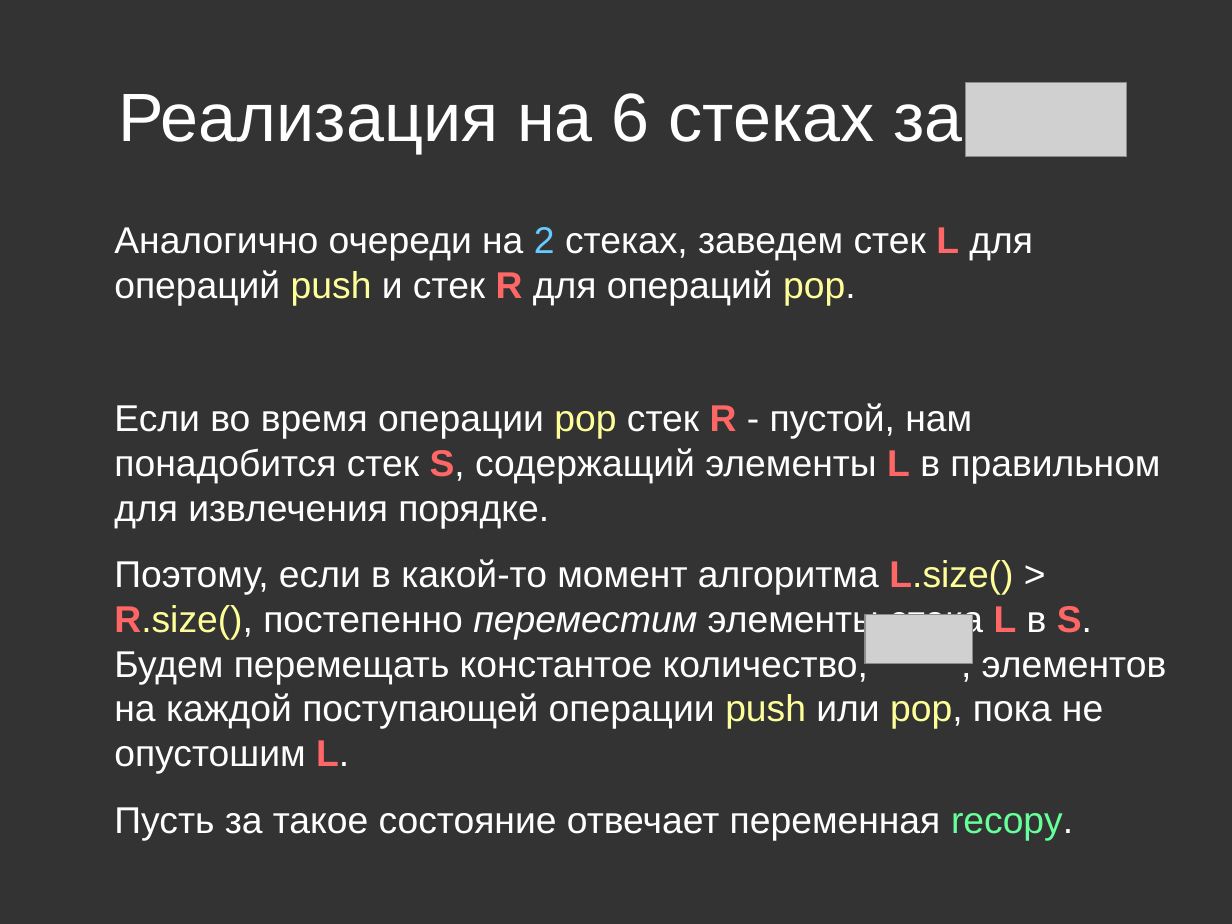
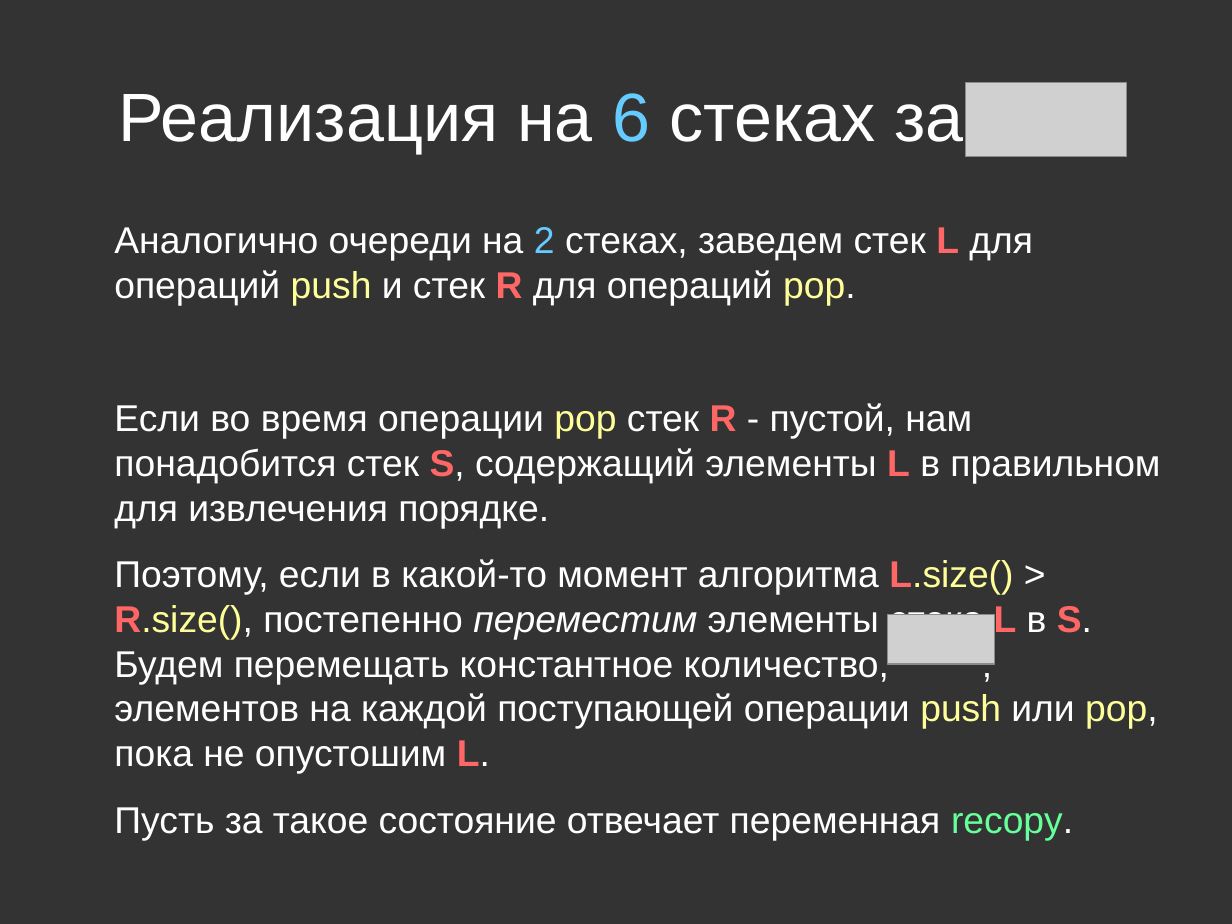
Before and after one commit to Arvolear/Visualizers, a slide deck: slide 9 of Queue_on_six_stacks/Presentation/Sueue.odp. Drawn at 1232x924 pixels with LibreOffice and Linux fonts; fonts in the diff are those of the drawing; grey boxes stand for pictures. Boxes give left, top, right and bottom in pixels: in the first picture for what was removed or moved away, otherwise in the second. Text is boxed around its words. In the diff, an @@ line names an element or a change of style, - is before the commit and + after.

```diff
--- a/Queue_on_six_stacks/Presentation/Sueue.odp
+++ b/Queue_on_six_stacks/Presentation/Sueue.odp
@@ title "Реализация на 6 стеках за" at (x1=118, y1=93, x2=964, y2=153): text colour #FFFFFF to #66CCFF in "6" @@
@@ text at (x1=114, y1=559, x2=1157, y2=774): text changed @@
-Поэтому, если в какой-то момент алгоритма L.size() > R.size(), постепенно переместим элементы стека L в S. Будем перемещать константое количество, , элементов на каждой поступающей операции push или pop, пока не опустошим L.
+Поэтому, если в какой-то момент алгоритма L.size() > R.size(), постепенно переместим элементы стека L в S. Будем перемещать константное количество, , элементов на каждой поступающей операции push или pop, пока не опустошим L.
@@ picture moved from (x1=865, y1=615, x2=973, y2=664) to (x1=888, y1=615, x2=995, y2=664) @@
```
Also in this commit, not shown: 6 other slides changed, 6 slides added, 7 other files.
